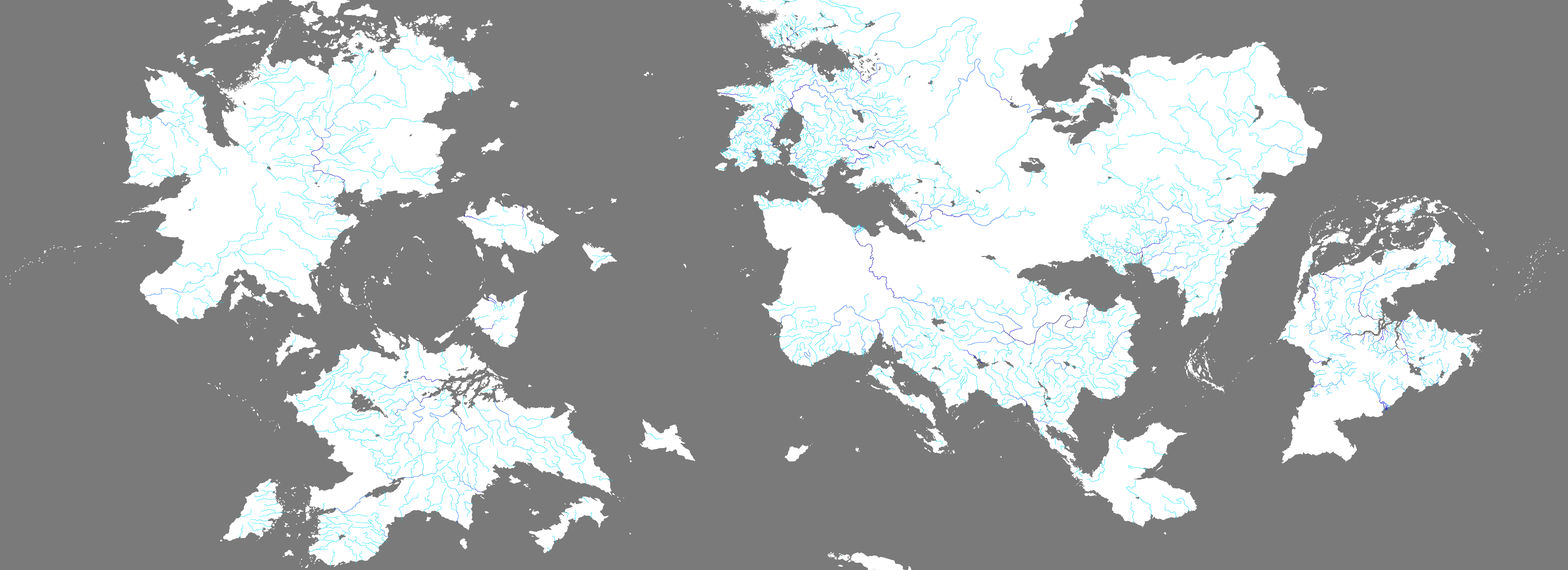
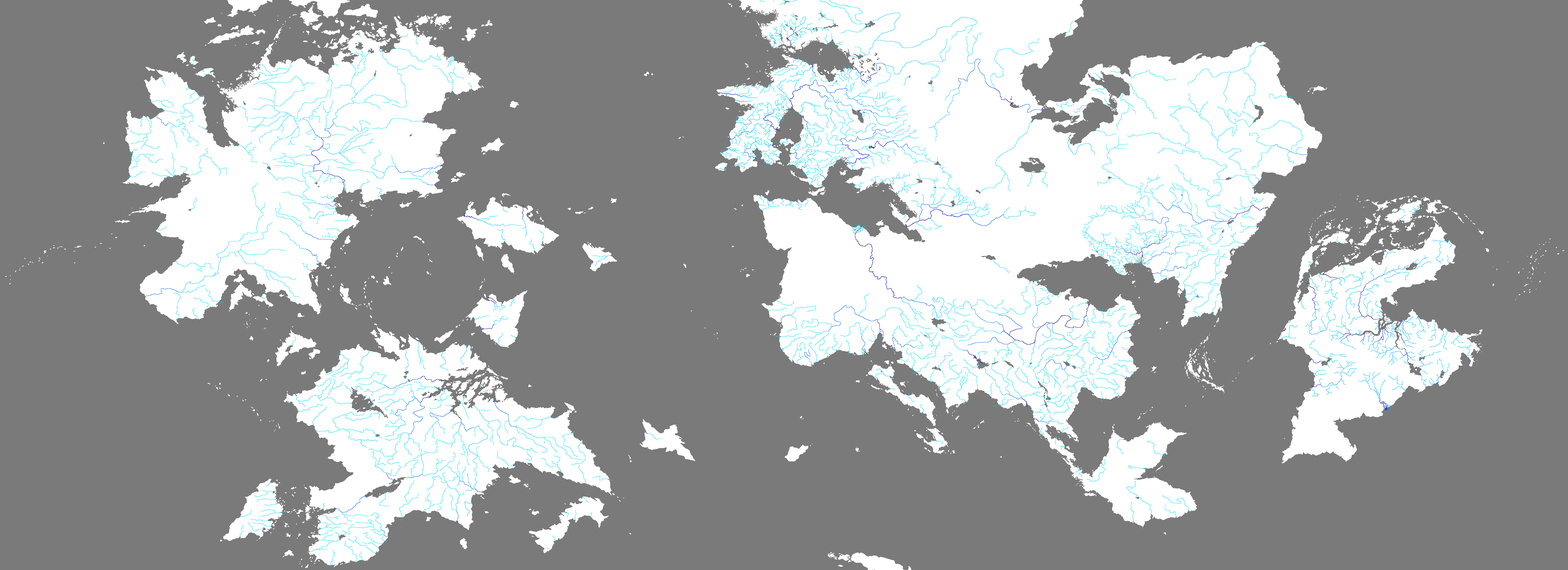
The second 1568x570 image is a revision of the first. Changes to its layers:
painted on "VIC UPDATE" over <box>293,160,467,373</box>
